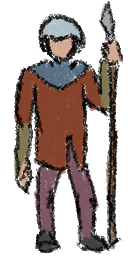
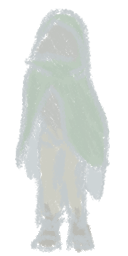
Layers edited between the first and the second (128, 256) image:
hid group "Guard" (1 layers) over (13, 0, 123, 254)
showed group "Char" (2 layers) over (15, 8, 110, 253)
"Layer 2": opacity 100% → 38%, painted on it over (15, 8, 110, 253)
